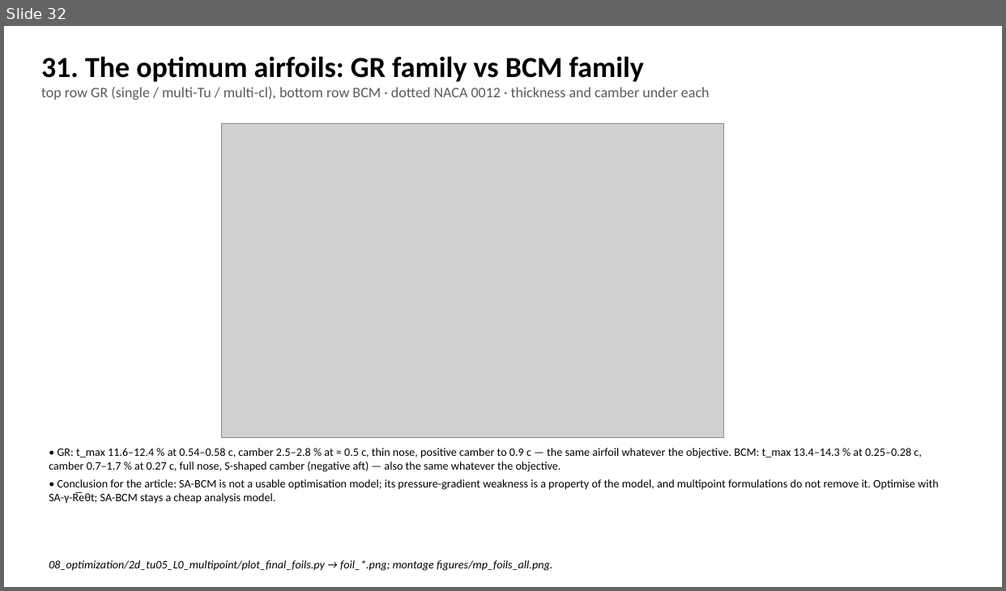
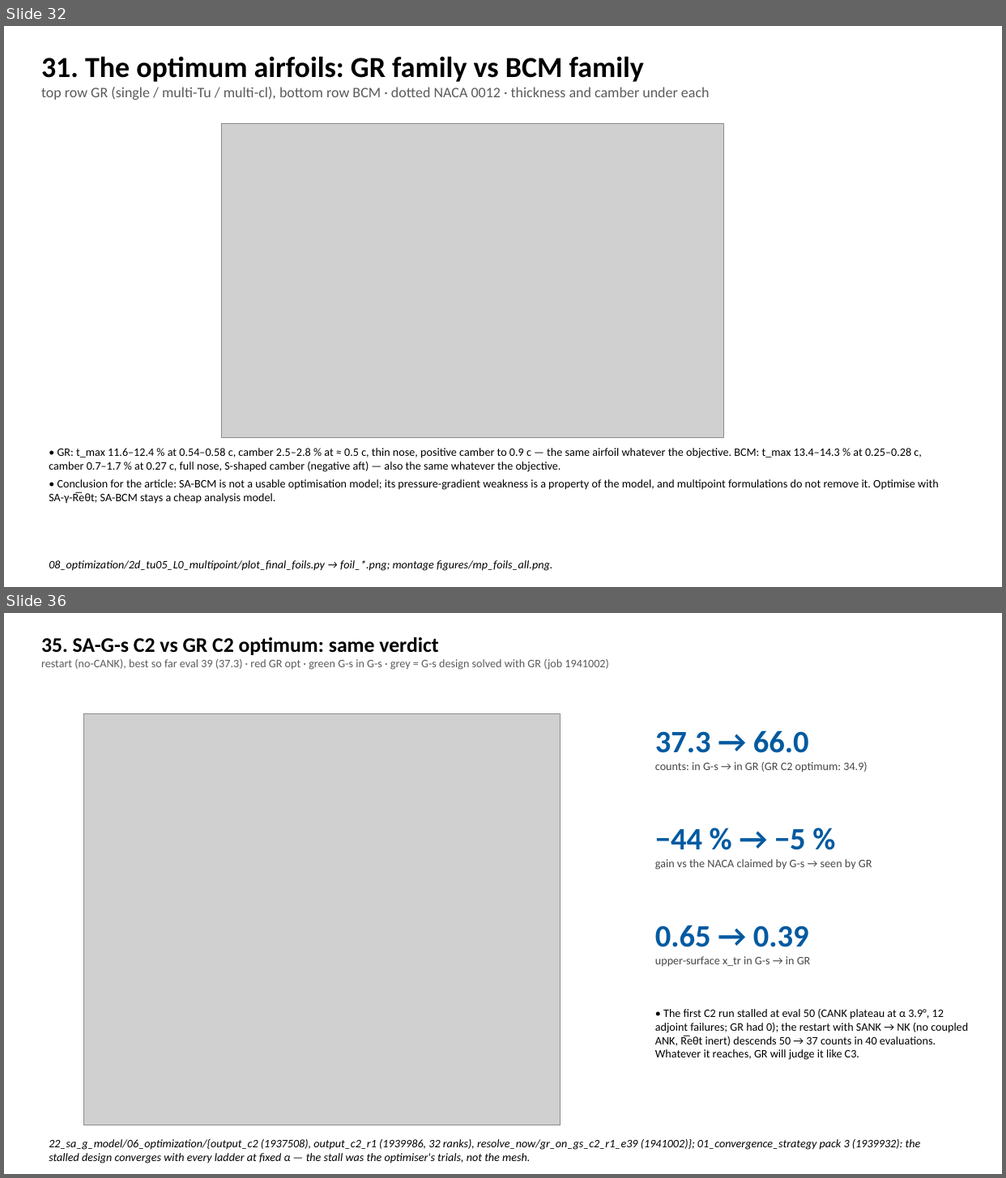
Before and after one commit to PedroCardoso-mdo/adflow, a slide deck: docs/studies/21_c2_branch_campaign/deck/SA-BCM_2D_reruns_and_branches_2026-09-18.pptx. Shown one above the other, each under a label of ours: slide 32 before the commit, slides 32 and 36 after it; the slides between them are not shown. The pictures are 1006x591 and 1006x1178 pixels, drawn with LibreOffice and Linux fonts; fonts in the diff are those of the drawing; grey boxes stand for pictures. Boxes give left, top, right and bottom in pixels: in the first picture for what was removed or moved away, otherwise in the second. Text is boxed around its words. In the diff, an @@ line names an element or a change of style, - is before the commit and + after.

```diff
--- a/docs/studies/21_c2_branch_campaign/deck/SA-BCM_2D_reruns_and_branches_2026-09-18.pptx
+++ b/docs/studies/21_c2_branch_campaign/deck/SA-BCM_2D_reruns_and_branches_2026-09-18.pptx
@@ slide 36 added at (x1=4, y1=613, x2=1002, y2=1174), background #FFFFFF @@
@@ text added at (x1=41, y1=637, x2=608, y2=670), 11 pt, text #5A5A5A @@
+35. SA-G-s C2 vs GR C2 optimum: same verdict
+restart (no-CANK), best so far eval 39 (37.3) · red GR opt · green G-s in G-s · grey = G-s design solved with GR (job 1941002)
@@ picture added at (x1=84, y1=714, x2=560, y2=1126) @@
@@ text added at (x1=655, y1=730, x2=867, y2=773), 11 pt, text #464646 @@
+37.3 → 66.0
+counts: in G-s → in GR (GR C2 optimum: 34.9)
@@ text added at (x1=655, y1=829, x2=872, y2=870), 11 pt, text #464646 @@
+−44 % → −5 %
+gain vs the NACA claimed by G-s → seen by GR
@@ text added at (x1=655, y1=925, x2=811, y2=967), 11 pt, text #464646 @@
+0.65 → 0.39
+upper-surface x_tr in G-s → in GR
@@ text added at (x1=655, y1=1009, x2=968, y2=1060), 11 pt, text #000000 @@
+• The first C2 run stalled at eval 50 (CANK plateau at α 3.9°, 12 adjoint failures; GR had 0); the restart with SANK → NK (no coupled ANK, R̅eθt inert) descends 50 → 37 counts in 40 evaluations. Whatever it reaches, GR will judge it like C3.
@@ text added at (x1=49, y1=1139, x2=921, y2=1164), 11 pt, text #000000, italic @@
+22_sa_g_model/06_optimization/{output_c2 (1937508), output_c2_r1 (1939986, 32 ranks), resolve_now/gr_on_gs_c2_r1_e39 (1941002)}; 01_convergence_strategy pack 3 (1939932): the stalled design converges with every ladder at fixed α — the stall was the optimiser's trials, not the mesh.
```
Also in this commit, not shown: 4 slides changed, 1 other slide added, 1 slide removed, 6 other files.
